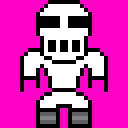
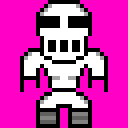
The second 128px x 128px image is a revision of the first. Changes to its layers:
added group "Front" with 4 layers in group "Top" over [24, 4, 104, 80]
moved "Head" (1st of 2, in "Top" › "Front") into group "Front" over [40, 4, 88, 16]
painted on "Head" (2nd of 2, in "Top" › "Front" › "Head") over [40, 4, 88, 16]
moved "Torso" into group "Front", painted on it over [24, 52, 104, 80]
added group "Base" (2nd of 2, in "Bottom" › "Front/Back") with 1 layers in group "Front/Back" over [40, 96, 88, 104]
renamed "Base" to "1", moved it into group "Base", painted on it over [40, 96, 88, 104]
added group "Wheels" (2nd of 2, in "Bottom" › "Front/Back") with 2 layers in group "Front/Back" over [72, 112, 88, 124]
renamed "Wheels" to "1", moved it into group "Wheels", painted on it over [72, 112, 88, 124]
